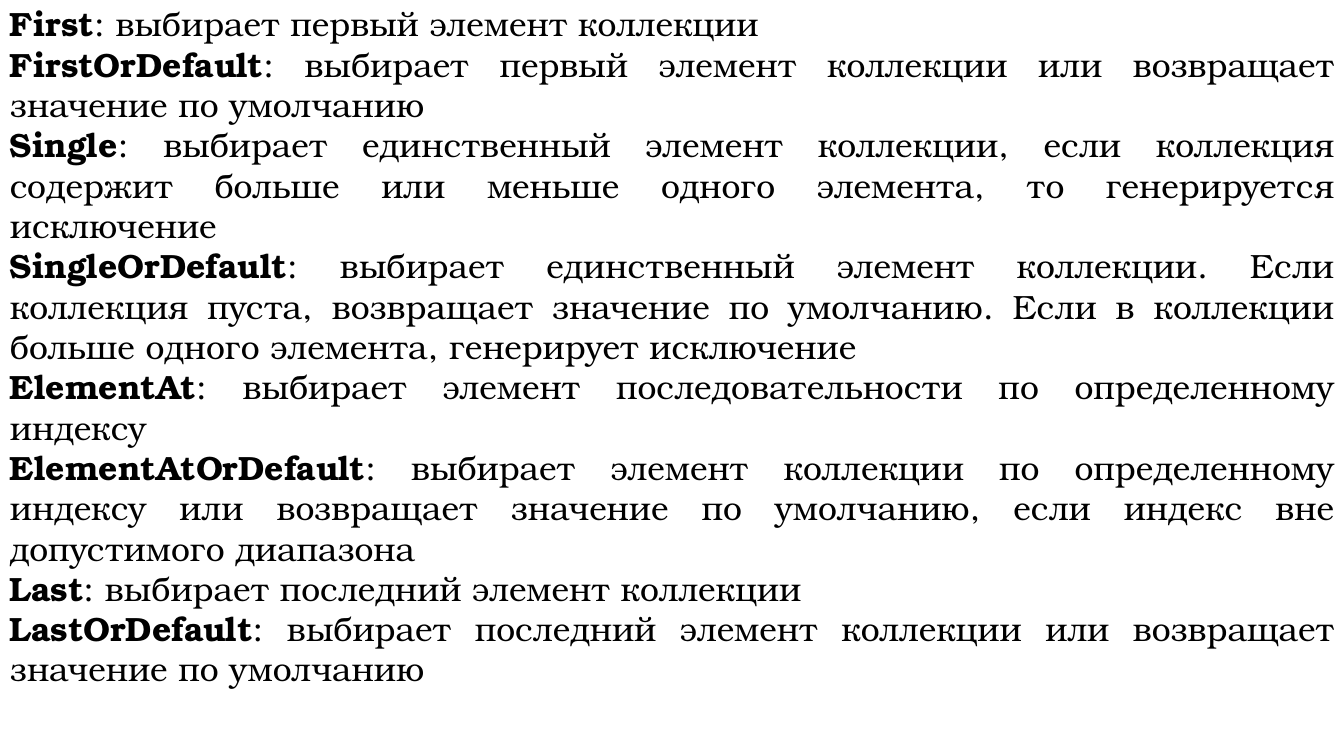
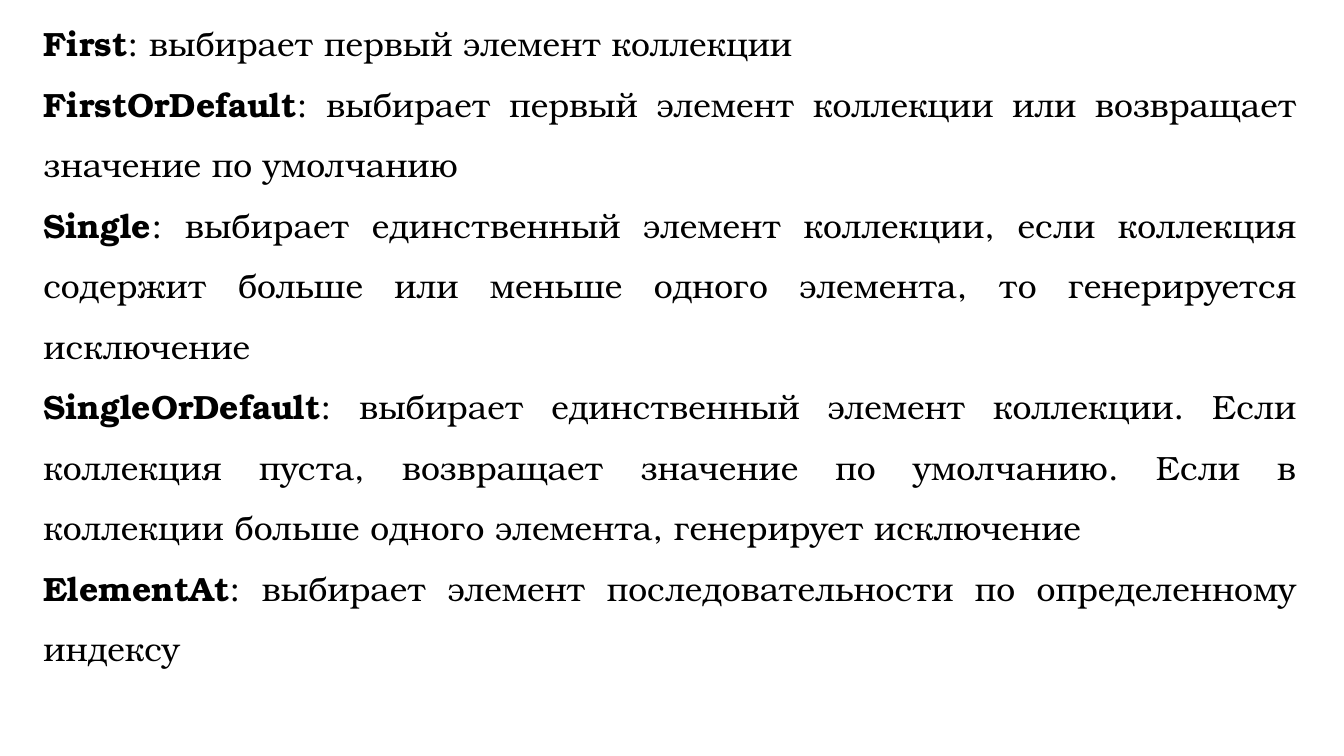
Before and after one commit to DaniilKlyukin/ITiP-2, a slide deck: slide 8 of Лекции/ИТиП 2 лек 8.pptx (slide 12 before the commit). Drawn at 1344x756 pixels with LibreOffice and Linux fonts; fonts in the diff are those of the drawing. Boxes give left, top, right and bottom in pixels: in the first picture for what was removed or moved away, otherwise in the second. Text is boxed around its words. In the diff, an @@ line names an element or a change of style, - is before the commit and + after.

```diff
--- a/Лекции/ИТиП 2 лек 8.pptx
+++ b/Лекции/ИТиП 2 лек 8.pptx
@@ text "First: выбирает первый элемент коллекции": place and size @@
-text "First: выбирает первый элемент коллекции" at bbox=[10, 10, 1335, 649]
+text "First: выбирает первый элемент коллекции" at bbox=[43, 30, 1297, 669]
@@ text "First: выбирает первый элемент коллекции" at bbox=[43, 30, 1297, 669]: line spacing 1 to 1.5 @@
@@ text at bbox=[10, 446, 1335, 649]: paragraphs removed @@
-ElementAtOrDefault: выбирает элемент коллекции по определенному индексу или возвращает значение по умолчанию, если индекс вне допустимого диапазона
-Last: выбирает последний элемент коллекции
-LastOrDefault: выбирает последний элемент коллекции или возвращает значение по умолчанию
```
Also in this commit, not shown: 11 other slides changed, 4 slides added, 6 slides removed, 8 other files.
